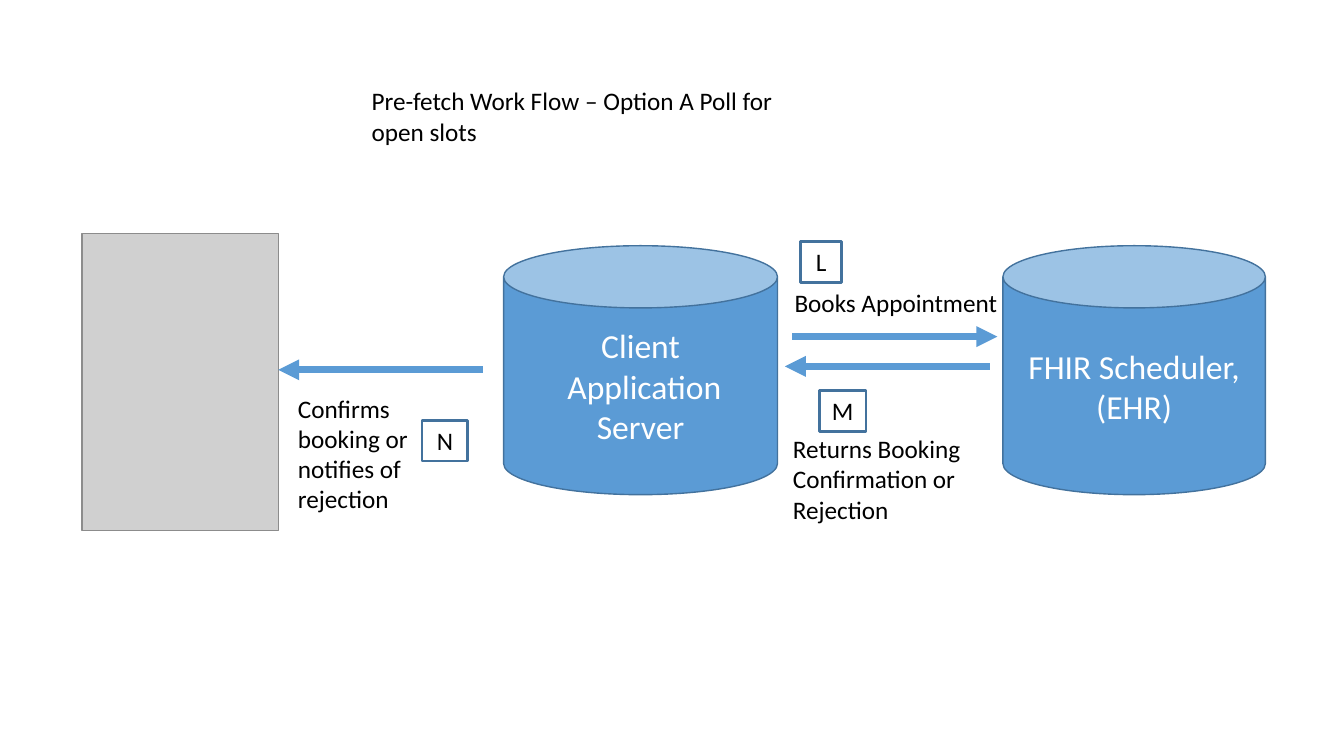
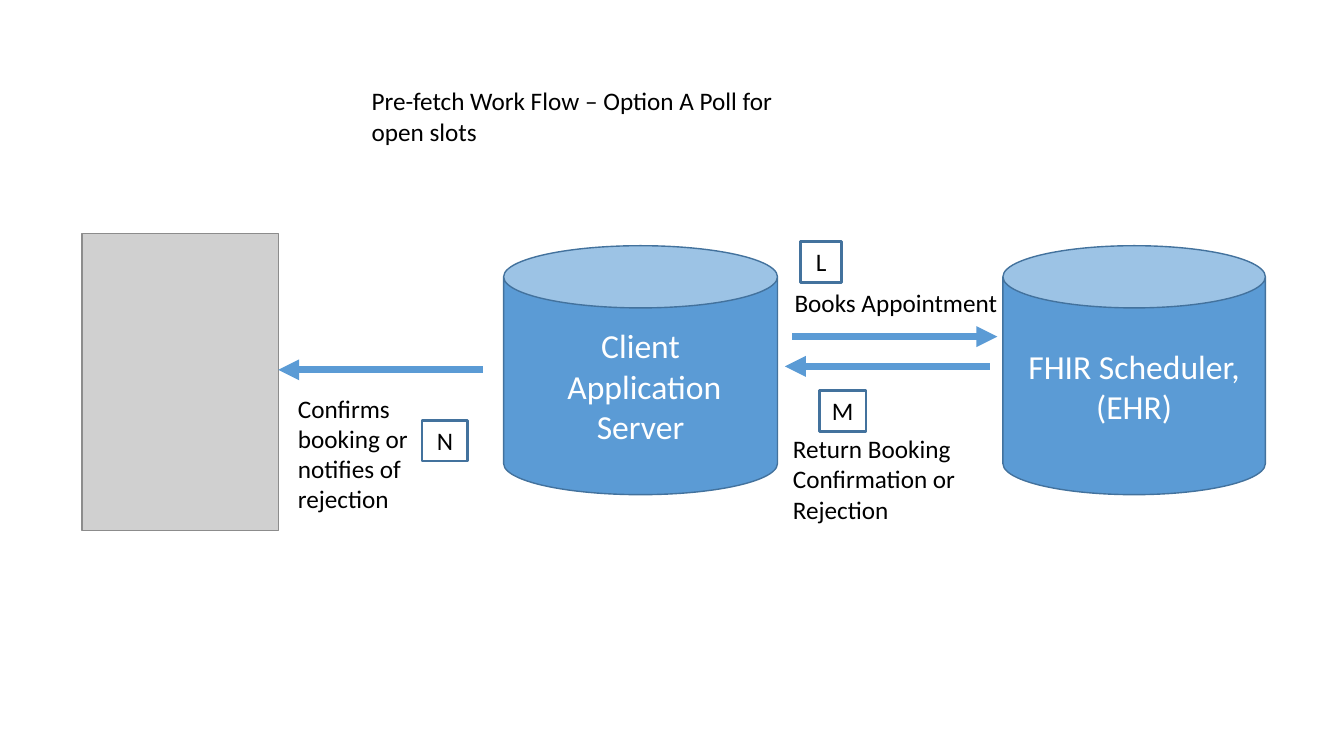
Before and after one commit to argonautproject/scheduling, a slide deck: slide 13 of meeting-notes/WorkFlowDiagrams.pptx. Drawn at 1344x756 pixels with LibreOffice and Linux fonts; fonts in the diff are those of the drawing; grey boxes stand for pictures. Boxes give left, top, right and bottom in pixels: in the first picture for what was removed or moved away, otherwise in the second. Text is boxed around its words. In the diff, an @@ line names an element or a change of style, - is before the commit and + after.

```diff
--- a/meeting-notes/WorkFlowDiagrams.pptx
+++ b/meeting-notes/WorkFlowDiagrams.pptx
@@ text at <box>793,440,951,463</box>: text changed @@
-Returns Booking
+Return Booking
```
Also in this commit, not shown: 8 other files.
